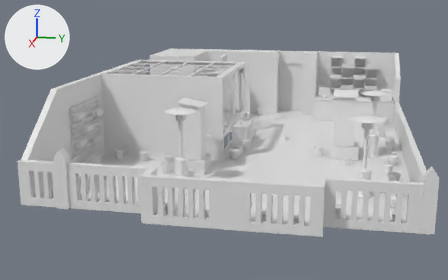
Two versions of the glTF model public/models/baked.glb, one commit apart.
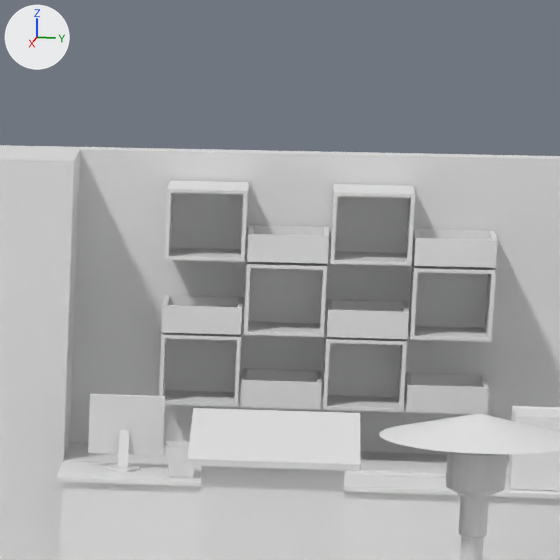
Each version is shown whole from a camera (50 mm lens) standing at (59.9, 5.17, 13.95) and looking at (8.26, -5.16, 1.04), then close up on the part from 68% to 87% of the width and 11% to 40% of the height. The axes (+X, +Y, +Z) are drawn at upper left. The lights are the same throughout. Where no turn or scale is listed for an object, it has been applied to the vertices.

Names of what the first close-up shows: 'base.020', 'promoBooth'.
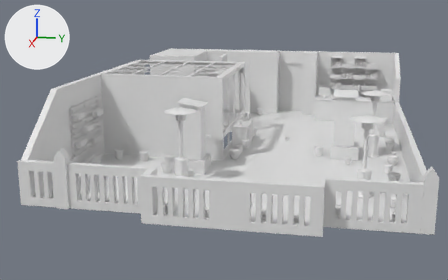
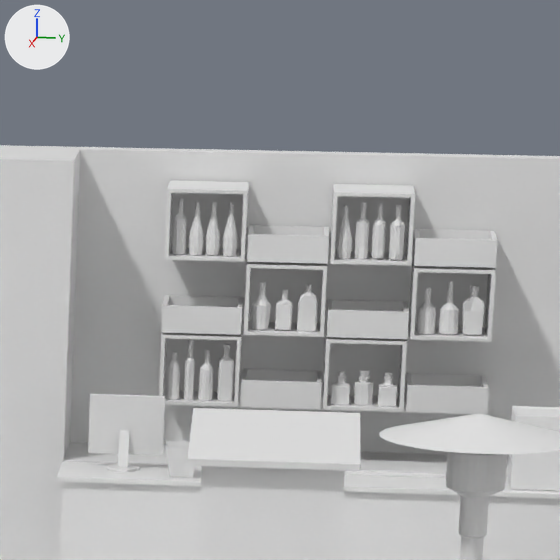
Where the newer file only moved an object's origin or applied its transform, the numbers keep the older frame.

Boxes [x1, y1, x2, y2] around the edits, measured in the close-ups (560 x 560 px):
'bottles', added: after [166, 199, 485, 406]

Diff of the bpy script that builds the scene:
```diff
--- a/public/models/baked.glb.py
+++ b/public/models/baked.glb.py
@@ me_b2_low_bottle2_0_004 @@
+me_b2_low_bottle2_0_004.from_pydata(...)  # 3746 vertices, 5716 faces; spans x -0.17..0.2, y -2.79..2.18, z -0.35..2.91
@@ ob_bottles @@
+ob_bottles = bpy.data.objects.new('bottles', me_b2_low_bottle2_0_004)
+ob_bottles.location = (-10.24, 6.06, 3.36)
```
